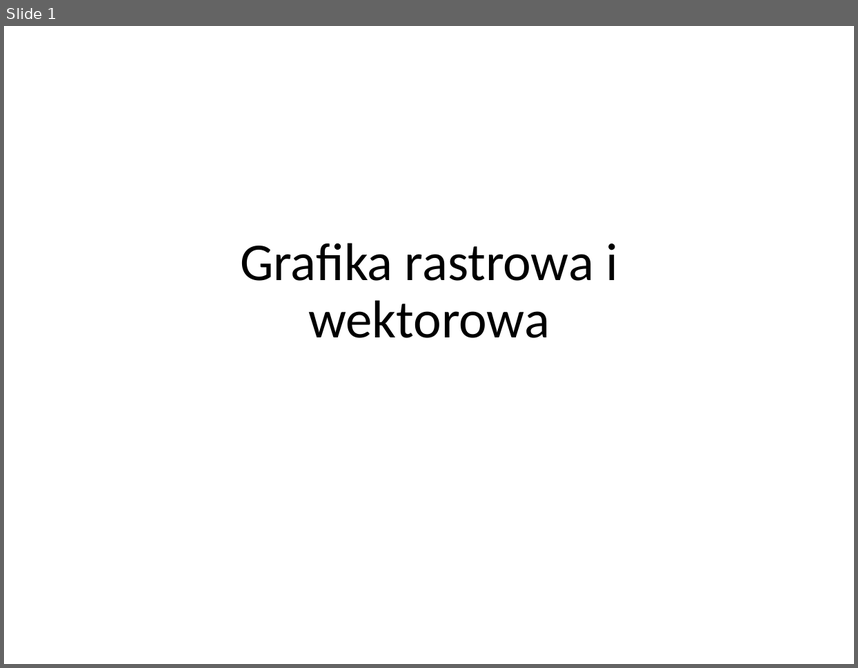
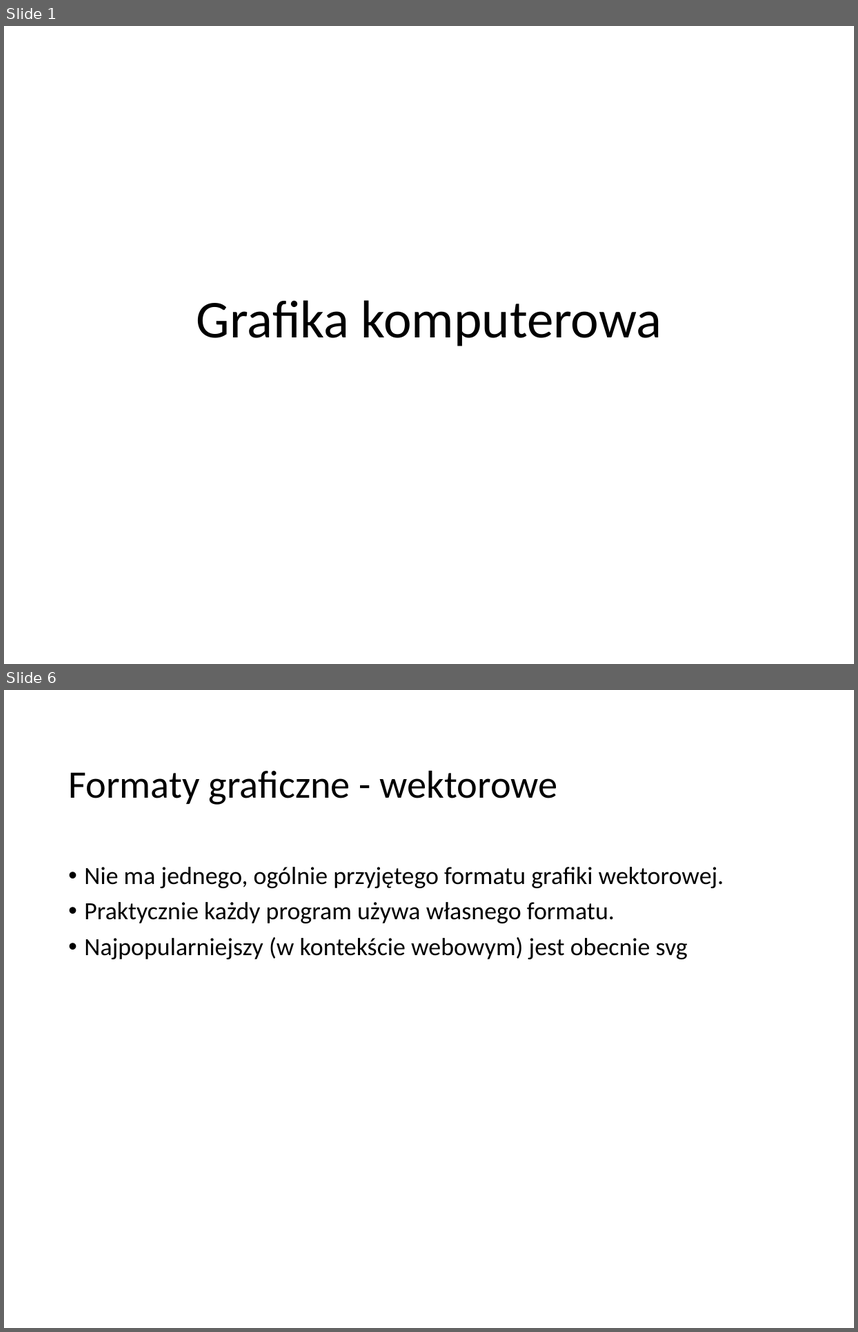
Before and after one commit to blackbat13/cs-lut, a slide deck: Grafika/Grafika rastrowa i wektorowa.pptx. Shown one above the other, each under a label of ours: slide 1 before the commit, slides 1 and 6 after it; the slides between them are not shown. The pictures are 858x668 and 858x1332 pixels, drawn with LibreOffice and Linux fonts; fonts in the diff are those of the drawing. Boxes give left, top, right and bottom in pixels: in the first picture for what was removed or moved away, otherwise in the second. Text is boxed around its words. In the diff, an @@ line names an element or a change of style, - is before the commit and + after.

```diff
--- a/Grafika/Grafika rastrowa i wektorowa.pptx
+++ b/Grafika/Grafika rastrowa i wektorowa.pptx
@@ slide 6 added at box(4, 690, 854, 1328), background #FFFFFF @@
@@ title added at box(68, 770, 558, 805), 46.9 pt, text #000000 @@
+Formaty graficzne - wektorowe
@@ text added at box(84, 867, 724, 959), 29.9 pt, text #000000 @@
+• Nie ma jednego, ogólnie przyjętego formatu grafiki wektorowej.
+• Praktycznie każdy program używa własnego formatu.
+• Najpopularniejszy (w kontekście webowym) jest obecnie svg
@@ slide 1 changed as well @@
@@ title at box(197, 300, 662, 346): text changed @@
-Grafika rastrowa i wektorowa
+Grafika komputerowa
```
Also in this commit, not shown: 5 other slides added, 2 slides removed.
